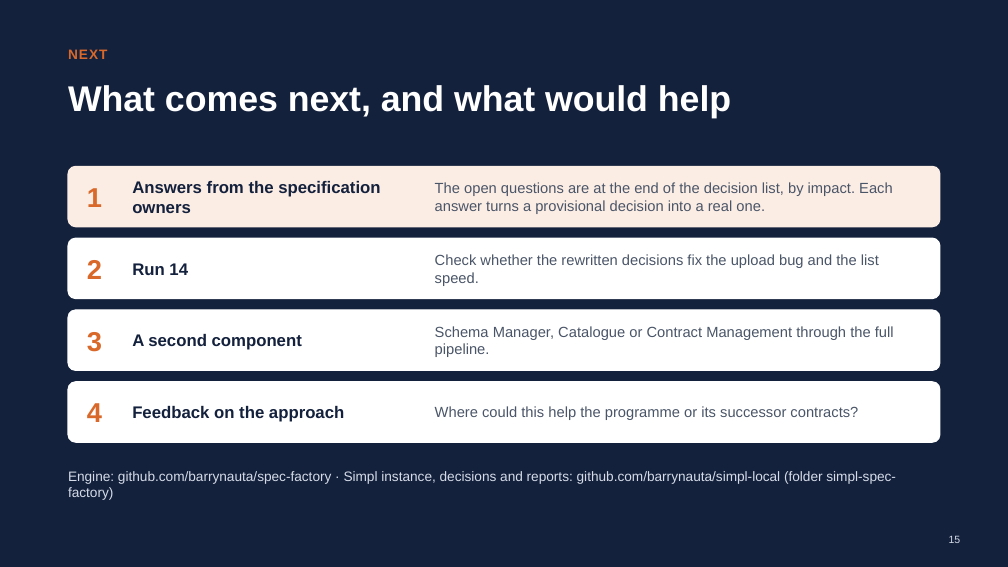
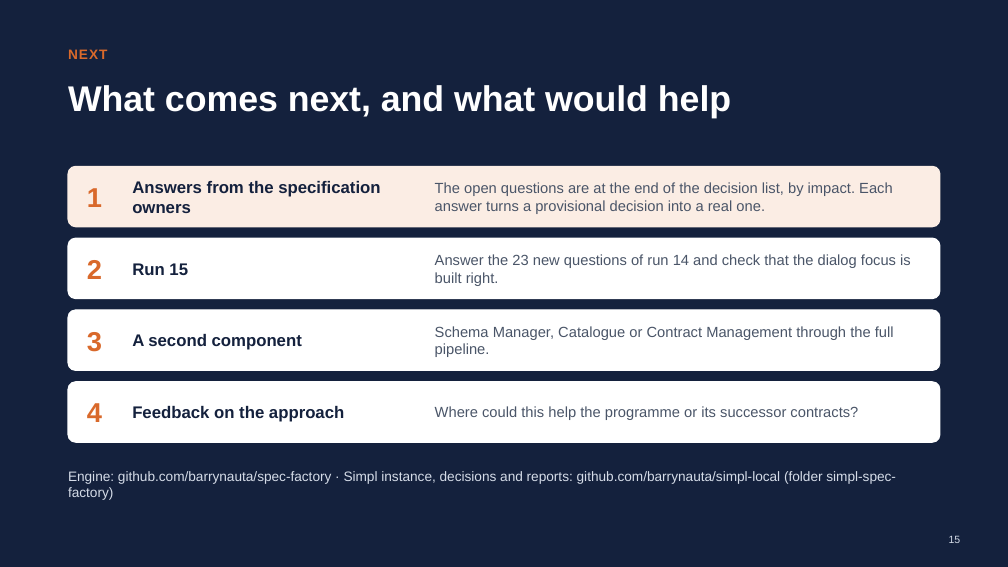
Before and after one commit to barrynauta/simpl-local, a slide deck: slide 15 of simpl-spec-factory/presentations/spec-factory-simpl.pptx. Drawn at 1008x567 pixels with LibreOffice and Linux fonts; fonts in the diff are those of the drawing. Boxes give left, top, right and bottom in pixels: in the first picture for what was removed or moved away, otherwise in the second. Text is boxed around its words. In the diff, an @@ line names an element or a change of style, - is before the commit and + after.

Commit message:
Run 14 follow-up checks (D158 test bug, fuzz with token refresh: 0 findings); Simpl deck to run 14

```diff
--- a/simpl-spec-factory/presentations/spec-factory-simpl.pptx
+++ b/simpl-spec-factory/presentations/spec-factory-simpl.pptx
@@ text at (x1=132, y1=263, x2=188, y2=275): text changed @@
-Run 14
+Run 15
@@ text at (x1=435, y1=254, x2=911, y2=286): text changed @@
-Check whether the rewritten decisions fix the upload bug and the list speed.
+Answer the 23 new questions of run 14 and check that the dialog focus is built right.
```
Also in this commit, not shown: 6 other slides changed, 3 other files.
